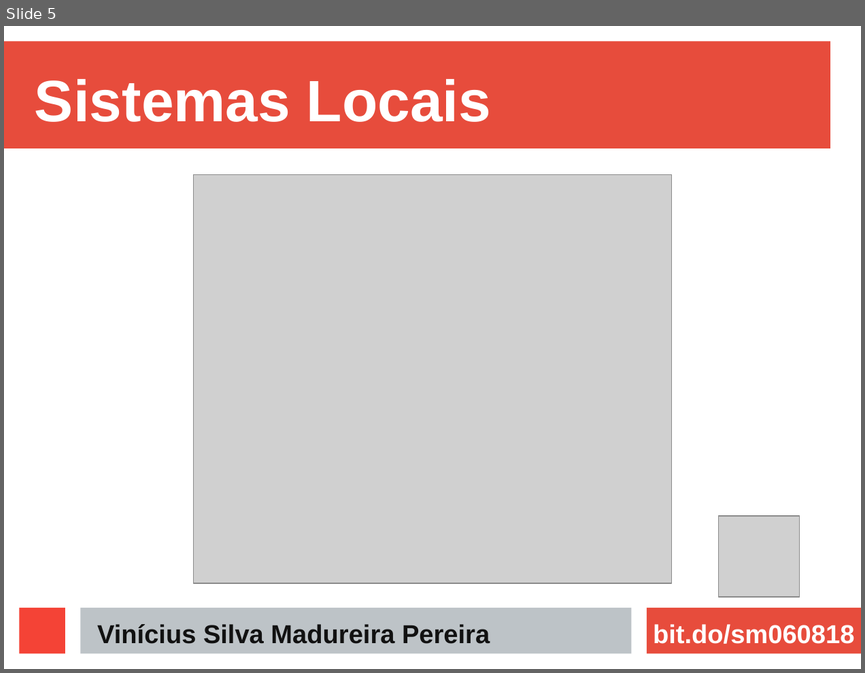
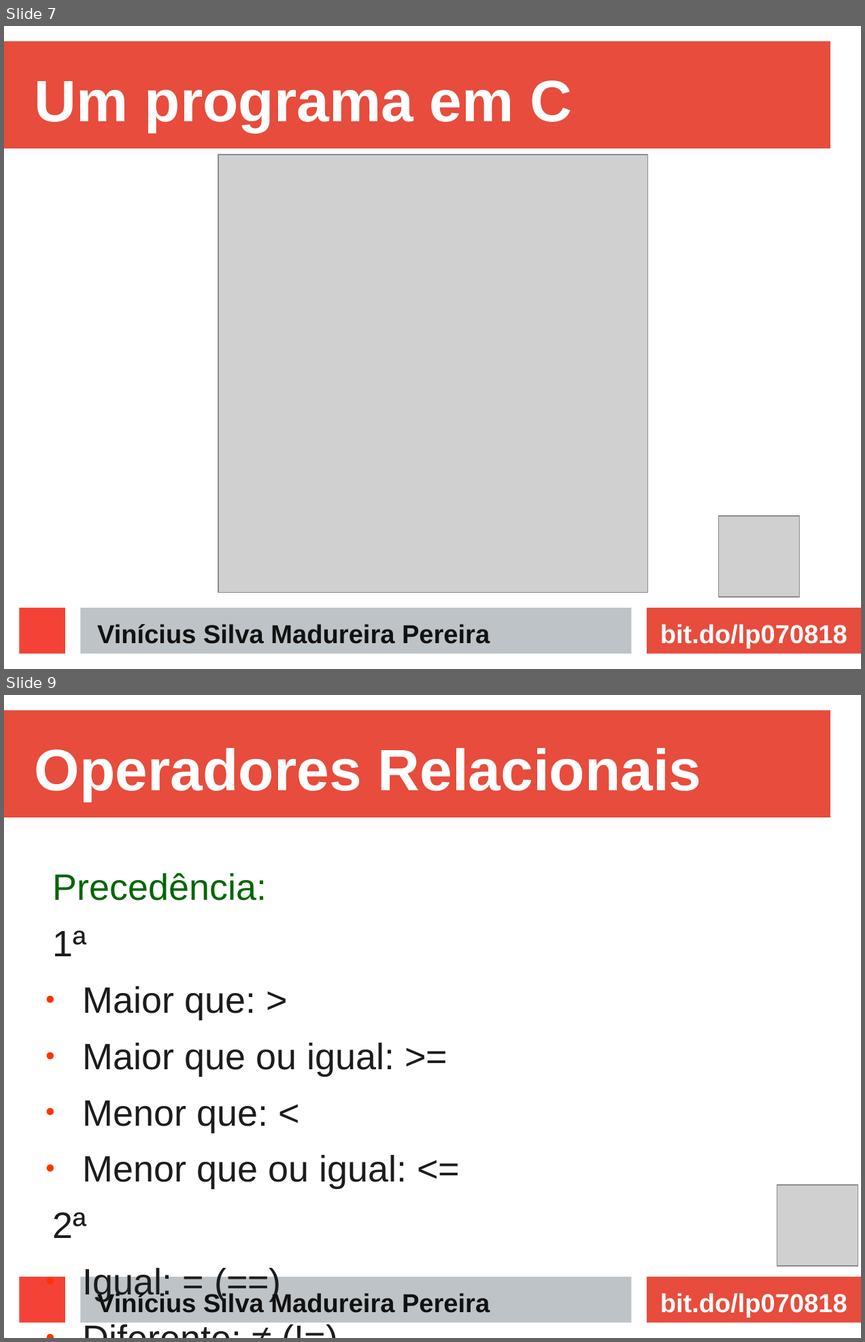
Before and after one commit to ViniciusMadureira/etec, a slide deck: apresentacao.odp. Shown one above the other, each under a label of ours: slide 5 before the commit, slides 7 and 9 after it; the slides between them are not shown. The pictures are 865x673 and 865x1342 pixels, drawn with LibreOffice and Linux fonts; fonts in the diff are those of the drawing; grey boxes stand for pictures. Boxes give left, top, right and bottom in pixels: in the first picture for what was removed or moved away, otherwise in the second. Text is boxed around its words. In the diff, an @@ line names an element or a change of style, - is before the commit and + after.

```diff
--- a/apresentacao.odp
+++ b/apresentacao.odp
@@ slide 9 added at <box>4,695,861,1338</box>, background #FFFFFF; not listed: 4 template elements that a slide beside it also shows @@
@@ title added at <box>35,748,702,801</box>, 54 pt, text #FFFFFF, bold @@
+Operadores Relacionais
@@ text added at <box>53,872,407,1301</box>, 34 pt, text #1C1C1C @@
+Precedência:
+1ª
+● Maior que: >
+● Maior que ou igual: >=
+● Menor que: <
+● Menor que ou igual: <=
+2ª
+● Igual: = (==)
+● Diferente: ≠ (!=)
@@ picture added at <box>777,1185,857,1266</box> @@
@@ text added at <box>97,1291,490,1312</box>, 24 pt, text #111111, bold @@
+Vinícius Silva Madureira Pereira
@@ text added at <box>660,1293,847,1317</box>, 24 pt, text #FFFFFF, bold @@
+bit.do/lp070818
@@ what was slide 5 is now slide 7 @@
@@ slide 7 changed as well @@
@@ title at <box>35,80,572,132</box>: text changed @@
-Sistemas Locais
+Um programa em C
@@ picture: place and size @@
-picture at <box>193,174,671,583</box>
+picture at <box>219,155,649,592</box>
@@ text at <box>660,624,847,648</box>: text changed @@
-bit.do/sm060818
+bit.do/lp070818
```
Also in this commit, not shown: 8 other slides changed, 9 other slides added, 1 slide removed, 1 other file.
